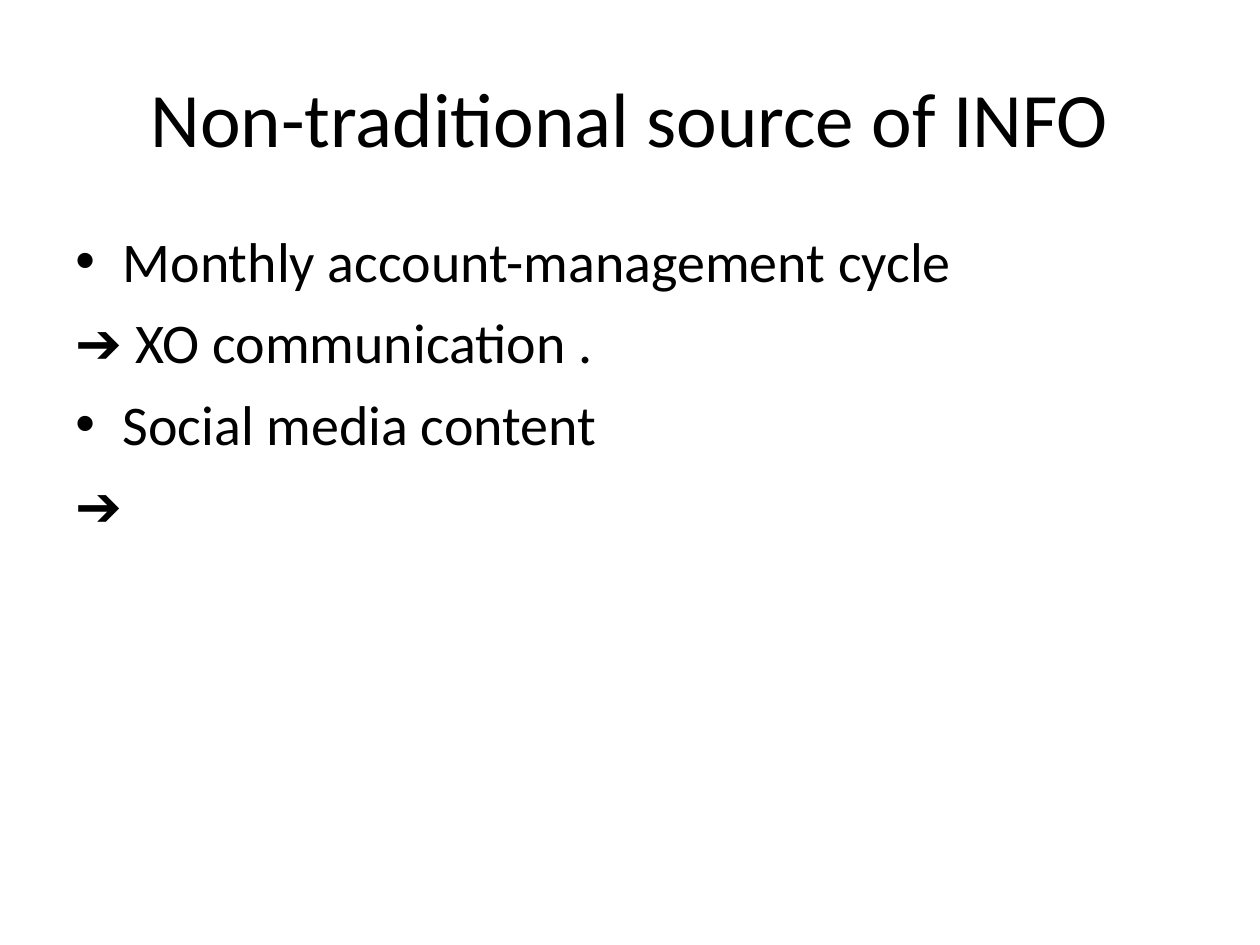
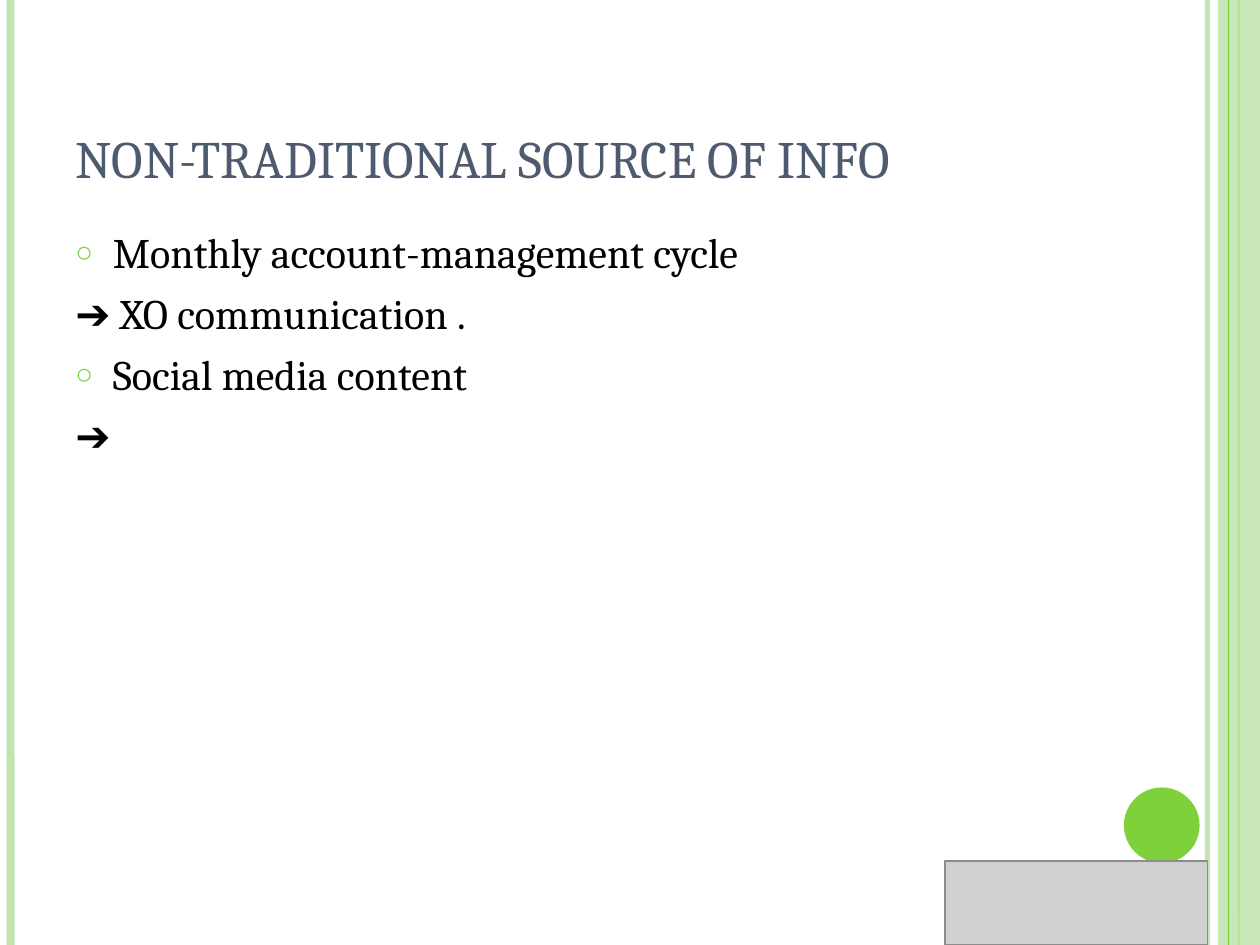
Before and after one commit to NUS-Anonymous/LTA-Data, a slide deck: slide 23 of Business Final Presentation/Presentation1.ppt (slide 21 before the commit). Drawn at 1260x945 pixels with LibreOffice and Linux fonts; fonts in the diff are those of the drawing; grey boxes stand for pictures. Boxes give left, top, right and bottom in pixels: in the first picture for what was removed or moved away, otherwise in the second. Text is boxed around its words. In the diff, an @@ line names an element or a change of style, - is before the commit and + after.

```diff
--- a/Business Final Presentation/Presentation1.ppt
+++ b/Business Final Presentation/Presentation1.ppt
@@ line added from (10, 0) to (10, 945), #C0E5AF 4.51 pt @@
@@ line added from (1207, 0) to (1207, 945), #C0E5AF 3 pt @@
@@ rectangle added at (x1=1218, y1=0, x2=1260, y2=945), fill #C0E5AF at 87% opacity @@
@@ line added from (1228, 0) to (1228, 945), #7FD13B 0.74 pt @@
@@ line added from (1239, 0) to (1239, 945), #7FD13B 1.5 pt @@
@@ title "NON-TRADITIONAL SOURCE OF INFO" at (x1=75, y1=142, x2=891, y2=179): vertical alignment middle to bottom @@
@@ title at (x1=75, y1=142, x2=891, y2=179): text changed; size 44 to 30 pt; font Calibri to Cambria; text colour #000000 to #4E5B6F @@
-Non-traditional source of INFO
+NON-TRADITIONAL SOURCE OF INFO
@@ text "Monthly account-management cycle" at (x1=113, y1=238, x2=738, y2=391): size 32 to 24 pt, font Calibri to Cambria; bullet • to ○; less space between paragraphs; bullet colour #000000 to #7FD13B; indent changed @@
@@ ellipse added at (x1=1124, y1=788, x2=1200, y2=863), fill #7FD13B @@
@@ picture added at (x1=945, y1=861, x2=1207, y2=945) @@
```
Also in this commit, not shown: 20 other slides changed, 4 slides added, 2 slides removed, 26 other files.
